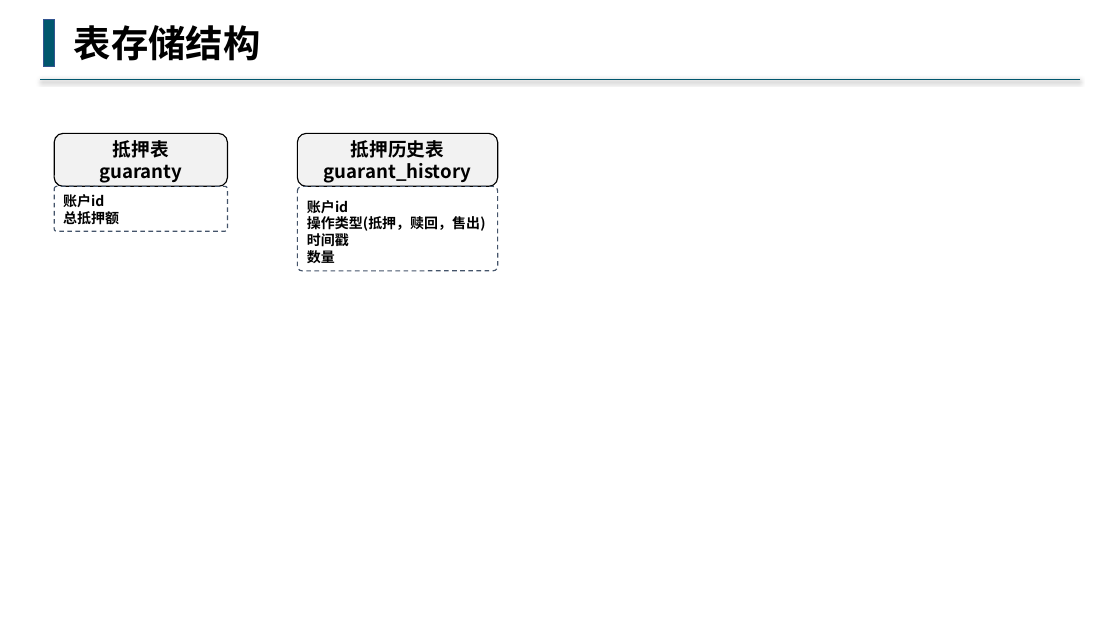
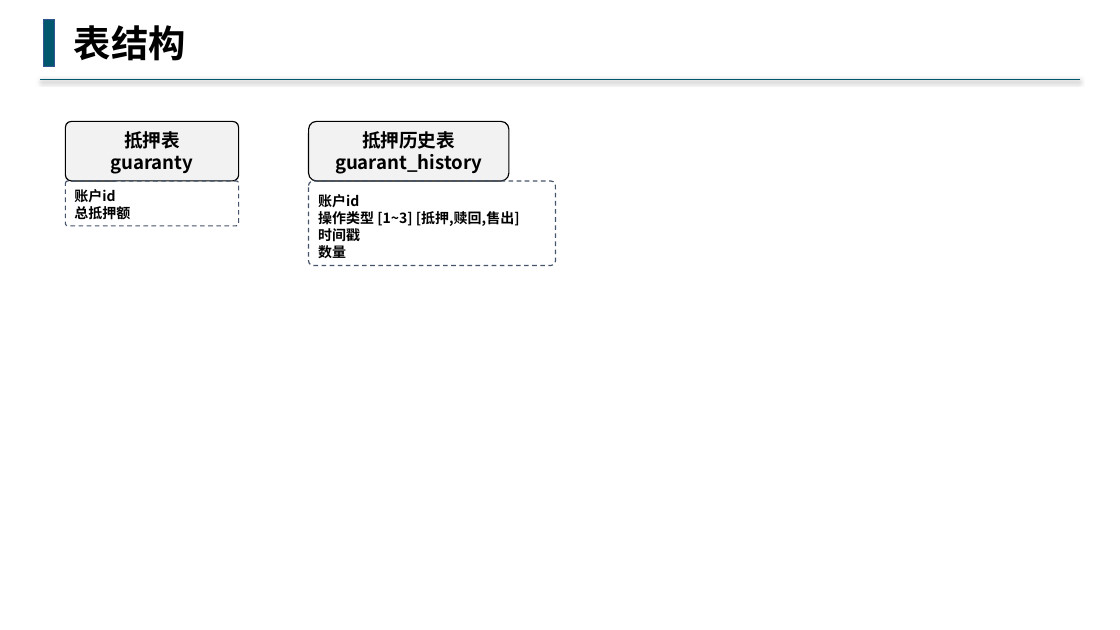
Before and after one commit to buddhachain/buddhaContract, a slide deck: slide 2 of doc/场外交易.pptx. Drawn at 1120x630 pixels with LibreOffice and Linux fonts; fonts in the diff are those of the drawing. Boxes give left, top, right and bottom in pixels: in the first picture for what was removed or moved away, otherwise in the second. Text is boxed around its words. In the diff, an @@ line names an element or a change of style, - is before the commit and + after.

```diff
--- a/doc/场外交易.pptx
+++ b/doc/场外交易.pptx
@@ text at [74, 25, 186, 61]: text changed @@
-表存储结构
+表结构
@@ rounded rectangle "抵押表" at [66, 122, 239, 181]: proportions changed @@
@@ rounded rectangle "抵押表": place and size @@
-rounded rectangle "抵押表" at [55, 134, 228, 187]
+rounded rectangle "抵押表" at [66, 122, 239, 181]
@@ rounded rectangle "抵押历史表": place and size @@
-rounded rectangle "抵押历史表" at [297, 134, 497, 187]
+rounded rectangle "抵押历史表" at [308, 122, 508, 181]
@@ rounded rectangle "抵押历史表" at [308, 122, 508, 181]: proportions changed @@
@@ rounded rectangle "账户id": place and size @@
-rounded rectangle "账户id" at [55, 187, 228, 231]
+rounded rectangle "账户id" at [66, 181, 239, 225]
@@ rounded rectangle "账户id": place and size @@
-rounded rectangle "账户id" at [297, 187, 497, 271]
+rounded rectangle "账户id" at [308, 181, 555, 266]
@@ text in rounded rectangle at [318, 211, 520, 226]: text changed @@
-操作类型(抵押，赎回，售出)
+操作类型 [1~3] [抵押,赎回,售出]
```
Also in this commit, not shown: 4 other slides changed.
